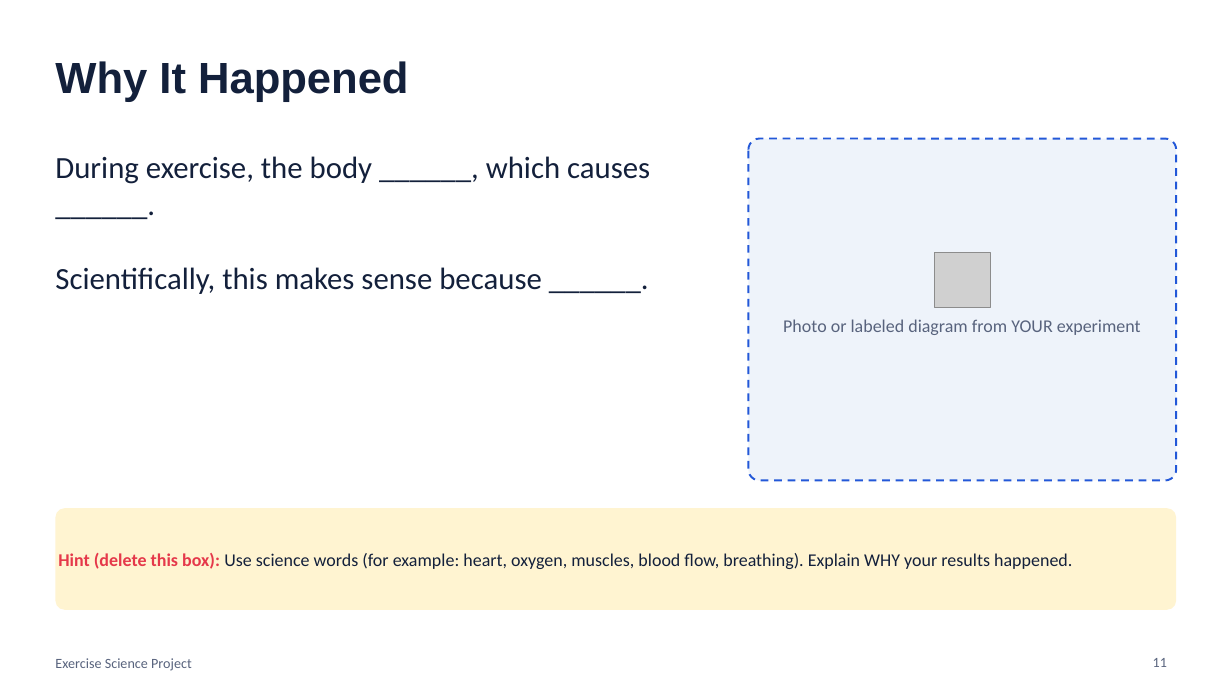
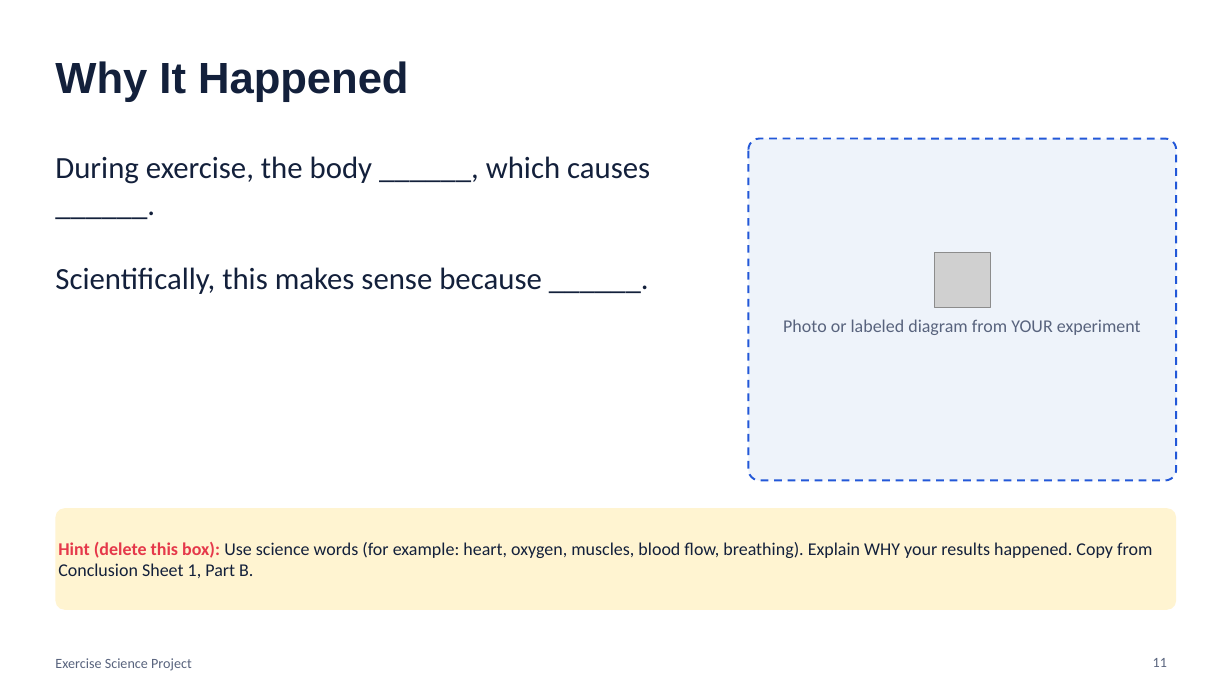
Before and after one commit to rward-prog/tri-1-7thgrade-project, a slide deck: slide 11 of files/Final_Presentation_Slides_Template.pptx. Drawn at 1232x693 pixels with LibreOffice and Linux fonts; fonts in the diff are those of the drawing; grey boxes stand for pictures. Boxes give left, top, right and bottom in pixels: in the first picture for what was removed or moved away, otherwise in the second. Text is boxed around its words. In the diff, an @@ line names an element or a change of style, - is before the commit and + after.

```diff
--- a/files/Final_Presentation_Slides_Template.pptx
+++ b/files/Final_Presentation_Slides_Template.pptx
@@ text in rounded rectangle at <box>58,542,1152,578</box>: text changed @@
-Hint (delete this box): Use science words (for example: heart, oxygen, muscles, blood flow, breathing). Explain WHY your results happened.
+Hint (delete this box): Use science words (for example: heart, oxygen, muscles, blood flow, breathing). Explain WHY your results happened. Copy from Conclusion Sheet 1, Part B.
```
Also in this commit, not shown: 4 other slides changed, 38 other files.
